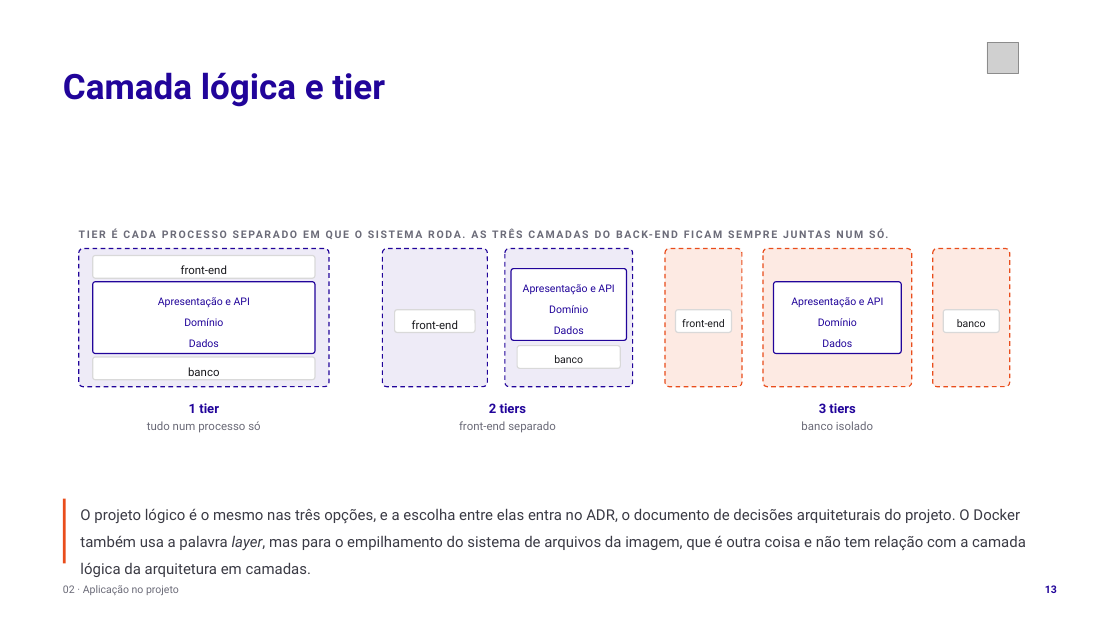
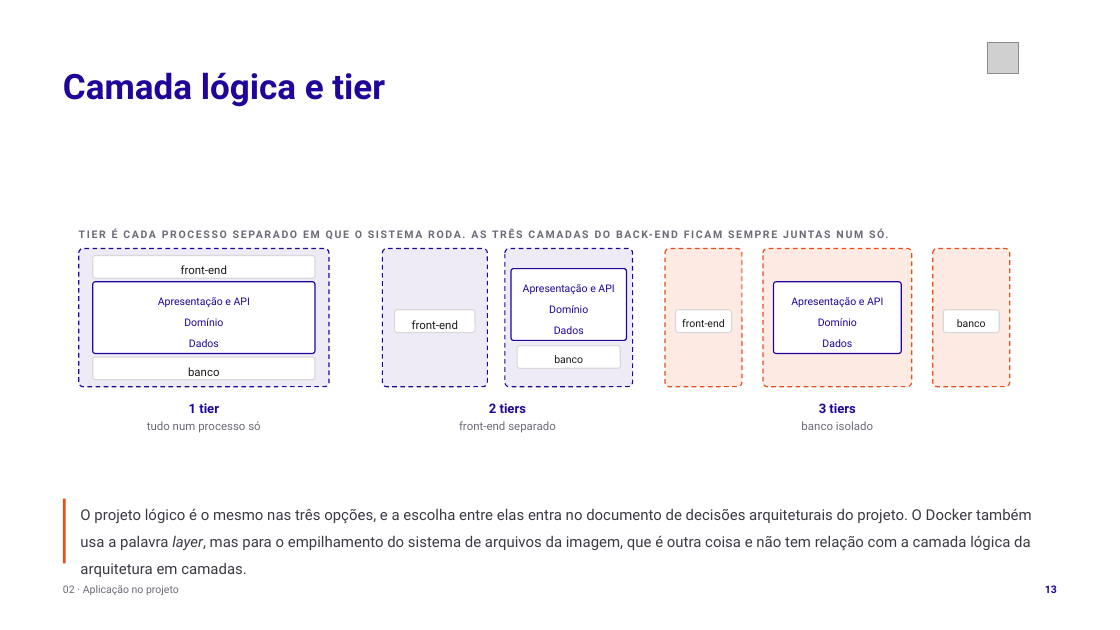
Before and after one commit to tcpassos/invite-app, a slide deck: slide 13 of trabalhos/T1-Docker-Invite-People.pptx. Drawn at 1120x630 pixels with LibreOffice and Linux fonts; fonts in the diff are those of the drawing; grey boxes stand for pictures. Boxes give left, top, right and bottom in pixels: in the first picture for what was removed or moved away, otherwise in the second. Text is boxed around its words. In the diff, an @@ line names an element or a change of style, - is before the commit and + after.

```diff
--- a/trabalhos/T1-Docker-Invite-People.pptx
+++ b/trabalhos/T1-Docker-Invite-People.pptx
@@ text at (x1=80, y1=508, x2=1032, y2=577): text changed @@
-O projeto lógico é o mesmo nas três opções, e a escolha entre elas entra no ADR, o documento de decisões arquiteturais do projeto. O Docker também usa a palavra layer, mas para o empilhamento do sistema de arquivos da imagem, que é outra coisa e não tem relação com a camada lógica da arquitetura em camadas.
+O projeto lógico é o mesmo nas três opções, e a escolha entre elas entra no documento de decisões arquiteturais do projeto. O Docker também usa a palavra layer, mas para o empilhamento do sistema de arquivos da imagem, que é outra coisa e não tem relação com a camada lógica da arquitetura em camadas.
```
Also in this commit, not shown: 6 other slides changed, 11 other files.
